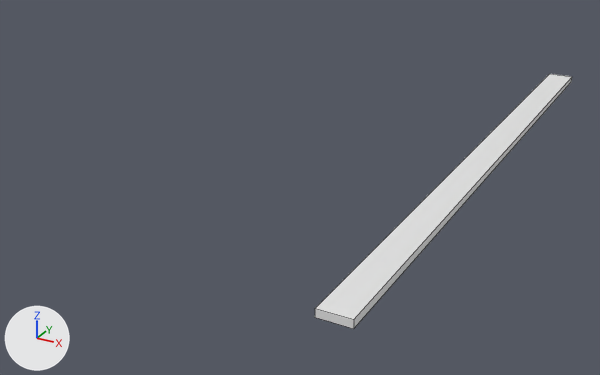
The OBJ model models/lanebed.obj as it was, and as the next commit left it.
Rendered twice from a camera (50 mm lens) standing at (293.0, -319.0, 263.0) and looking at (-39.0, 284.0, -39.0). The lights are fixed; the arrows at lower left show +X, +Y and +Z. The first picture is the older version. Mesh edges are drawn as thin lines. Where no turn or scale is listed for an object, it has been applied to the vertices. Vertices at exactly the same position are counted once.

Before the edit, the objects in view are built like this:
```python
me_lanebed = bpy.data.meshes.new('lanebed')
me_lanebed.from_pydata(...)  # a box spanning x 102.0..127.0, y 46.0..606.0, z 0.0..6.0
ob_lanebed = bpy.data.objects.new('lanebed', me_lanebed)
ob_lanebed.location = (0.0, 0.0, 0.0)
```
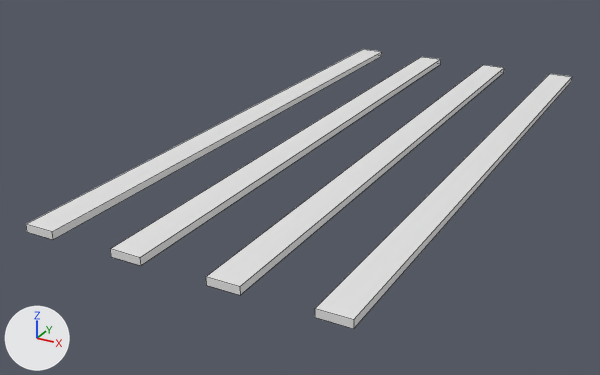
Boxes (x1, y1, x2, y2) around the edits, measured in the pictures (600 x 375 px):
'lanebed', reshaped (112% wider, 10% taller)
    before: (315, 74, 572, 329)
    after: (26, 49, 572, 329)
part 1 of me_lanebed, added
    after: (206, 65, 504, 295)
part 2 of me_lanebed, added
    after: (110, 57, 441, 266)
part 3 of me_lanebed, added
    after: (26, 49, 382, 240)

The edits, one by one:
me_lanebed is used by ob_lanebed; location (0.0, 0.0, 0.0).
me_lanebed had 8 vertices, 6 faces and spanned x 102.0..127.0, y 46.0..606.0, z 0.0..6.0.
me_lanebed now has 32 vertices, 24 faces and spans x -127.0..127.0, y 46.0..606.0, z 0.0..6.0.
me_lanebed part 1: a new loose piece, a box spanning x 25.7..50.5, y 46.3..606.4, z 0.0..6.0.
me_lanebed part 2: a new loose piece, a box spanning x -50.5..-25.7, y 46.3..606.4, z 0.0..6.0.
me_lanebed part 3: a new loose piece, a box spanning x -126.7..-101.9, y 46.3..606.4, z 0.0..6.0.
